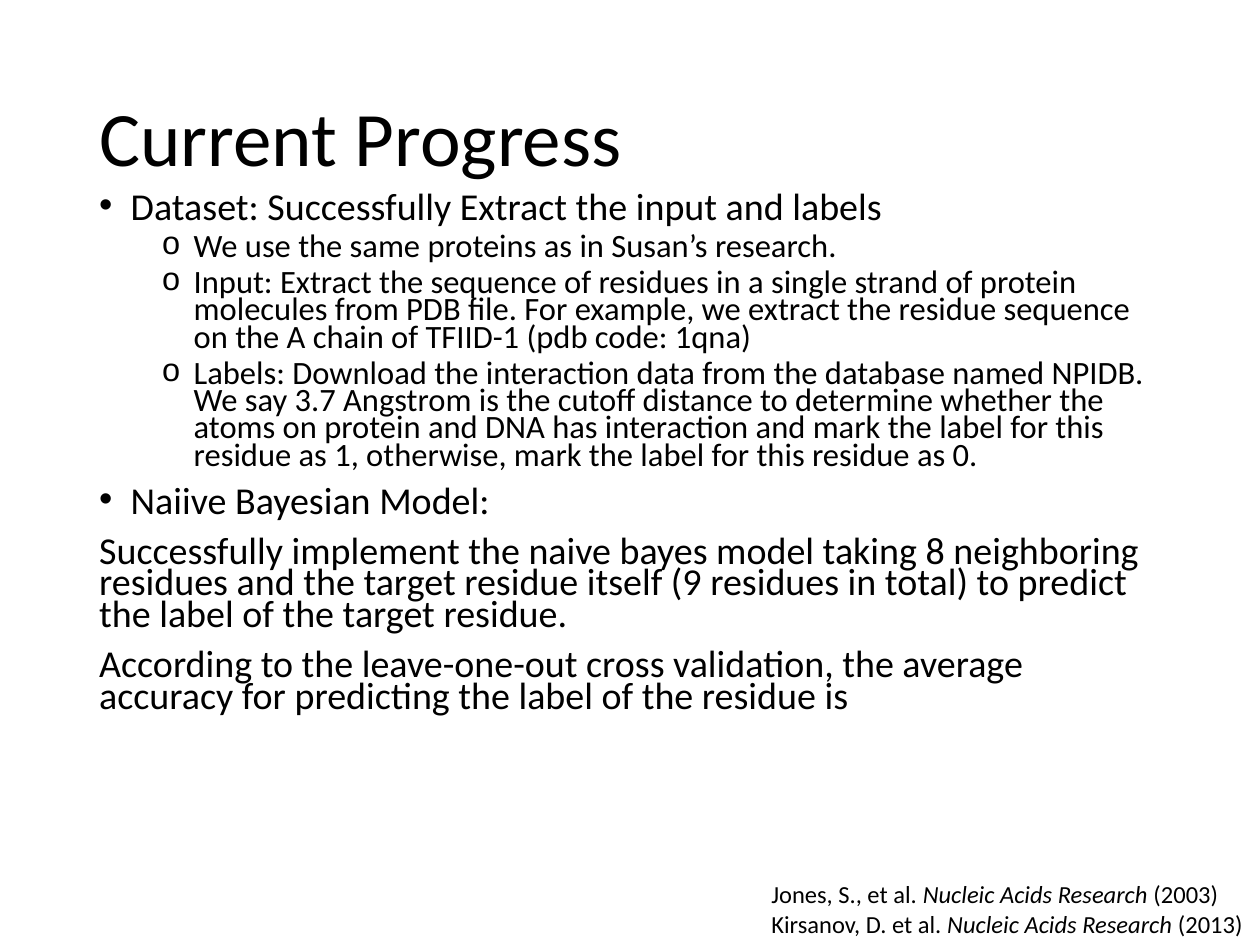
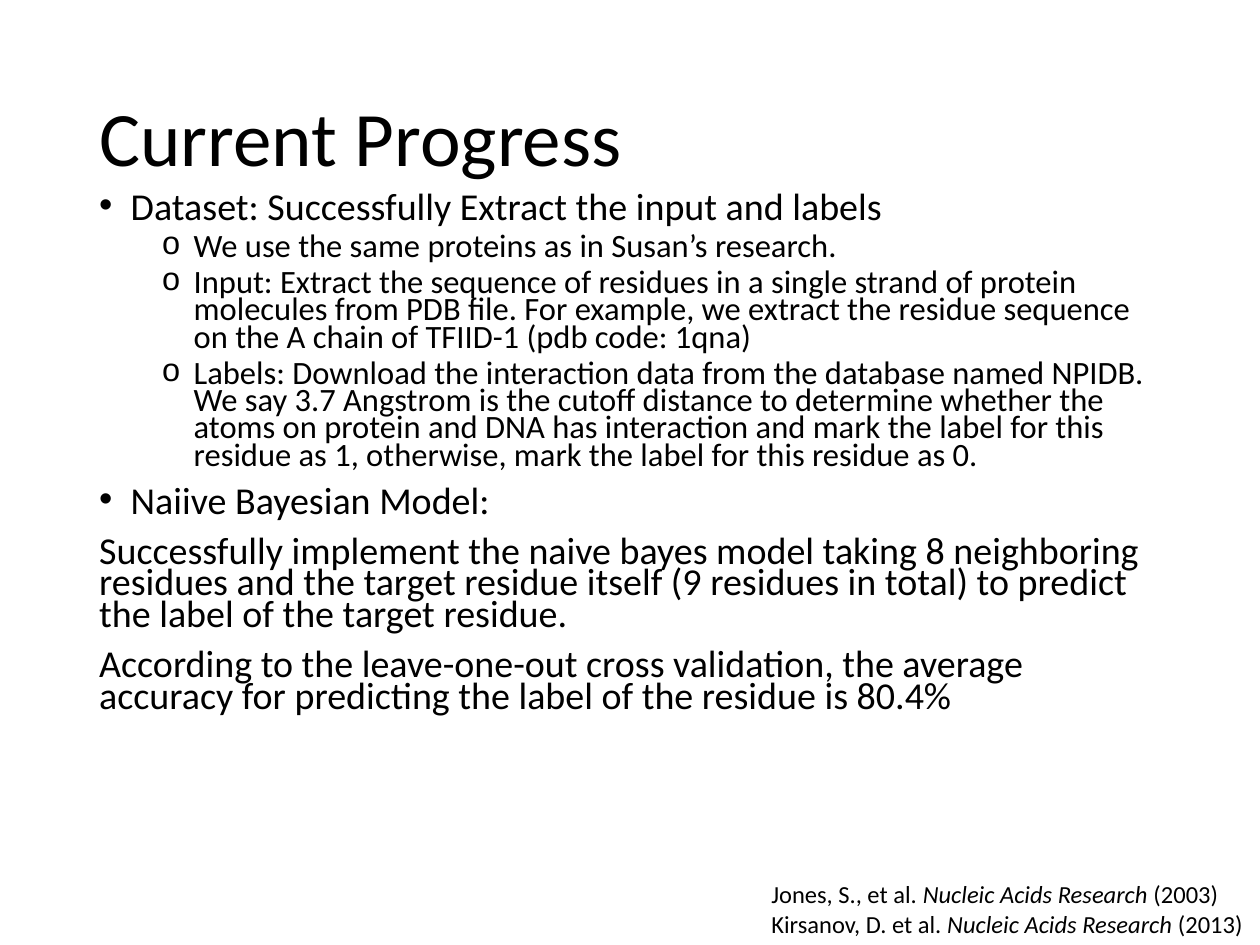
Before and after one commit to JoshuaW1990/simpleDNAandProt, a slide deck: slide 4 of Read_Note_Slide/ProjectProgress.pptx. Drawn at 1260x945 pixels with LibreOffice and Linux fonts; fonts in the diff are those of the drawing. Boxes give left, top, right and bottom in pixels: in the first picture for what was removed or moved away, otherwise in the second. Text is boxed around its words. In the diff, an @@ line names an element or a change of style, - is before the commit and + after.

Commit message:
edit a little with the slide

```diff
--- a/Read_Note_Slide/ProjectProgress.pptx
+++ b/Read_Note_Slide/ProjectProgress.pptx
@@ text at bbox=[99, 650, 1022, 716]: text changed @@
-According to the leave-one-out cross validation, the average accuracy for predicting the label of the residue is
+According to the leave-one-out cross validation, the average accuracy for predicting the label of the residue is 80.4%
```
Also in this commit, not shown: 1 other file.
